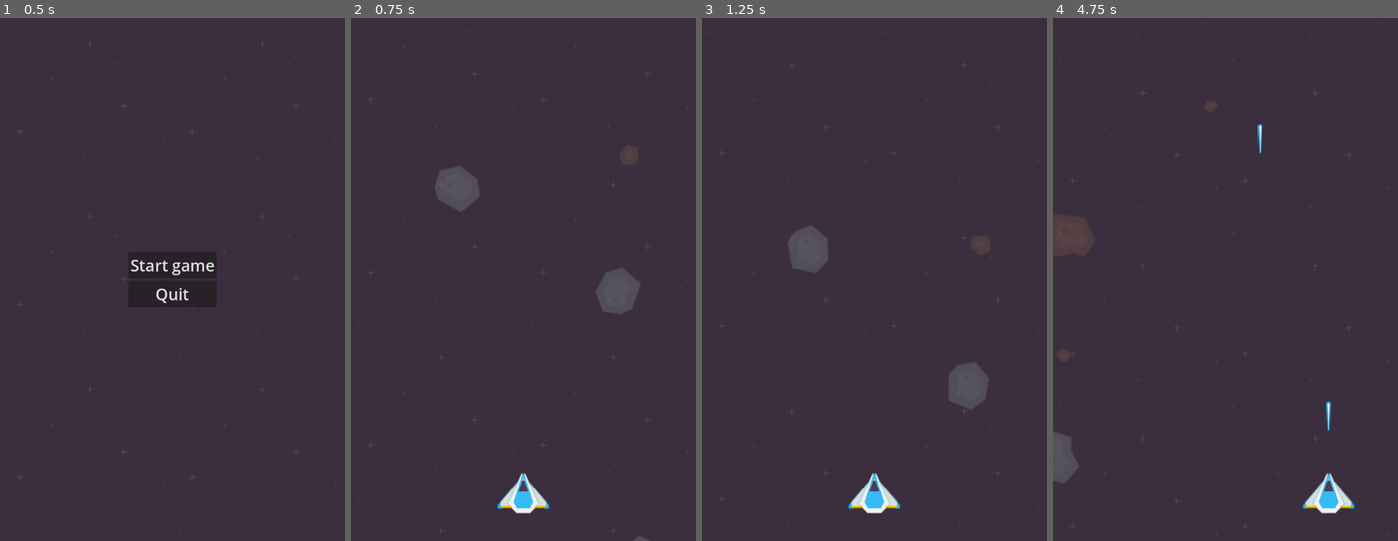
Above: before the commit, frames 1-4 (left to right).
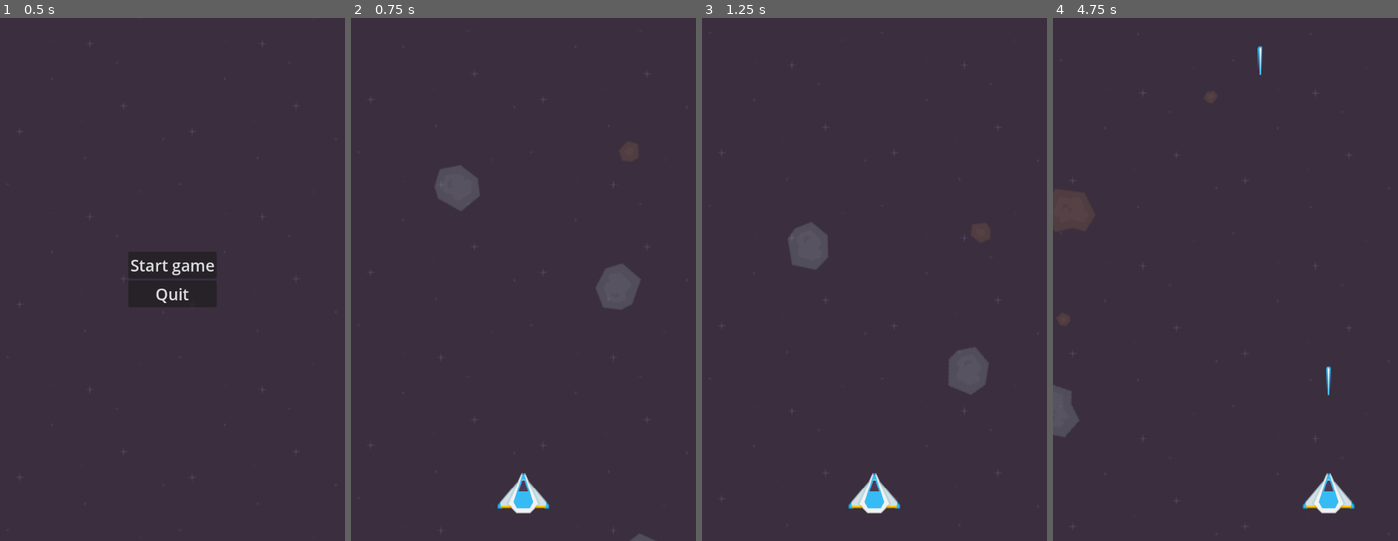
Above: after the commit, the same moments.

Repository: grabatui/godot-top-down-shooter-test
Game: Godot game, scene res://Scenes/main_menu.tscn
Two runs of this game, one before a commit and one after it. Both use one fixed random seed, a clock stepped at 60 frames per second and the inputs below.
Inputs (mouse positions are in pixels of both pictures, inside the frame that each line leads up to):
- Up to frame 1 (0.5 s): no input
- Up to frame 2 (0.75 s): click "Start game" at 0.5 s
- Up to frame 3 (1.25 s): no input
- Up to frame 4 (4.75 s): tap Enter at 1.25 s; move the mouse to (1301, 253) at 1.27 s; press the mouse at (1301, 253) at 1.28 s; move the mouse to (1156, 305) at 2.02 s; release the mouse at (1156, 305) at 2.03 s; click (1156, 305) at 2.1 s; move the mouse to (1260, 164) at 2.77 s; press the mouse at (1260, 164) at 2.78 s; move the mouse to (1208, 384) at 3.52 s; release the mouse at (1208, 384) at 3.53 s; click (1208, 384) at 3.6 s; move the mouse to (1329, 357) at 4.27 s; press the mouse at (1329, 357) at 4.28 s

Frame 1 is identical in both runs. In frame 2, 0.1% of the frame differs, in the area x 71-88%, y 47-100%; in frame 3, 0.7%; in frame 4, 1.8%, in the area x 0-81%, y 5-89%.

Commit message:
Fixes for first shoot

Diff:
--- a/Scenes/world.tscn
+++ b/Scenes/world.tscn
@@ -58,10 +58,4 @@
 
 [node name="Lasers" type="Node2D" parent="."]
 
-[node name="EnableShootingTimer" type="Timer" parent="."]
-wait_time = 0.1
-one_shot = true
-autostart = true
-
 [connection signal="timeout" from="Asteroids/Timer" to="Asteroids" method="_on_timer_timeout"]
-[connection signal="timeout" from="EnableShootingTimer" to="." method="_on_enable_shooting_timer_timeout"]
--- a/Scripts/Scenes/asteroids.gd
+++ b/Scripts/Scenes/asteroids.gd
@@ -5,7 +5,7 @@
 const ASTEROID_ENTER_TO_IN_SECONDS: float = 1.5
 
 const ASTEROID_SPEED_FROM: float = 200.0
-const ASTEROID_SPEED_TO: float = 400.0
+const ASTEROID_SPEED_TO: float = 350.0
 
 const ASTEROID_ROTATION_RADIANT_FROM: float = -7.0
 const ASTEROID_ROTATION_RADIANT_TO: float = 7.0
--- a/Scripts/Scenes/player.gd
+++ b/Scripts/Scenes/player.gd
@@ -21,10 +21,12 @@
 var left_border: float
 var right_border: float
 
-var shoot_wait: bool = false
+var shoot_wait: bool = true
 
 
 func _ready():
+	__set_start_shoot()
+
 	player_size = player_sprite.texture.get_size()
 	left_border = (player_size.x / 2) + ADDITIONAL_BORDER
 	right_border = (ProjectSettings.get('display/window/size/viewport_width') - (player_size.x / 2)) - ADDITIONAL_BORDER
@@ -58,5 +60,11 @@
 	shoot_wait = true
 
 
+func __set_start_shoot() -> void:
+	await get_tree().create_timer(0.1).timeout
+
+	shoot_wait = false
+
+
 func _on_shoot_timer_timeout():
 	shoot_wait = false
--- a/Scripts/Scenes/world.gd
+++ b/Scripts/Scenes/world.gd
@@ -5,7 +5,6 @@
 
 
 var laser_projectile_template: Sprite2D
-var shooting_enabled: bool = false
 
 
 @onready var player_lasers: Node2D = $Lasers
@@ -44,9 +43,6 @@
 
 
 func __on_player_shoot(marker_position: Vector2) -> void:
-	if not shooting_enabled:
-		return
-
 	var laser: Sprite2D = laser_projectile_template.duplicate()
 	laser.global_position = marker_position
 
@@ -67,7 +63,3 @@
 	get_tree().paused = false
 
 	Input.set_mouse_mode(Input.MOUSE_MODE_CONFINED_HIDDEN)
-
-
-func _on_enable_shooting_timer_timeout():
-	shooting_enabled = true
